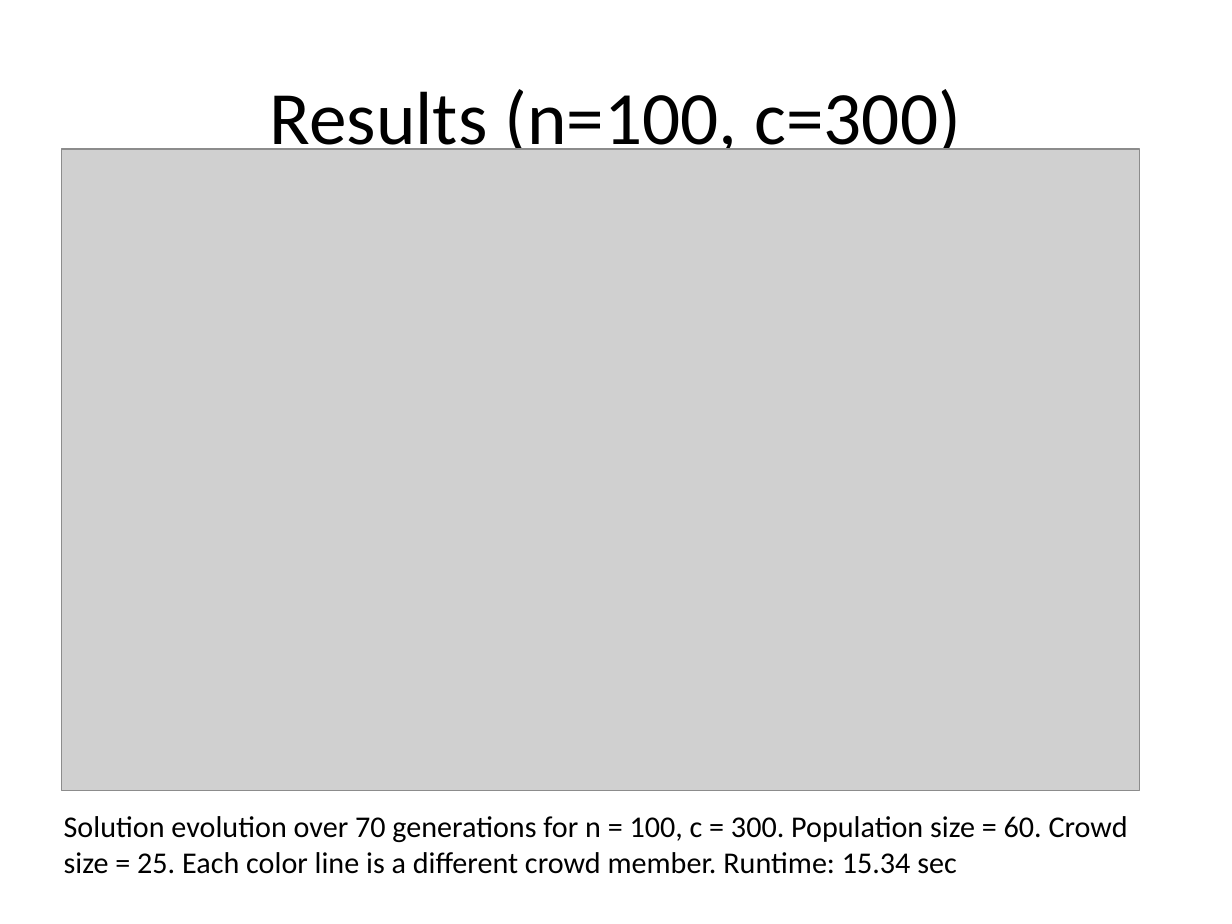
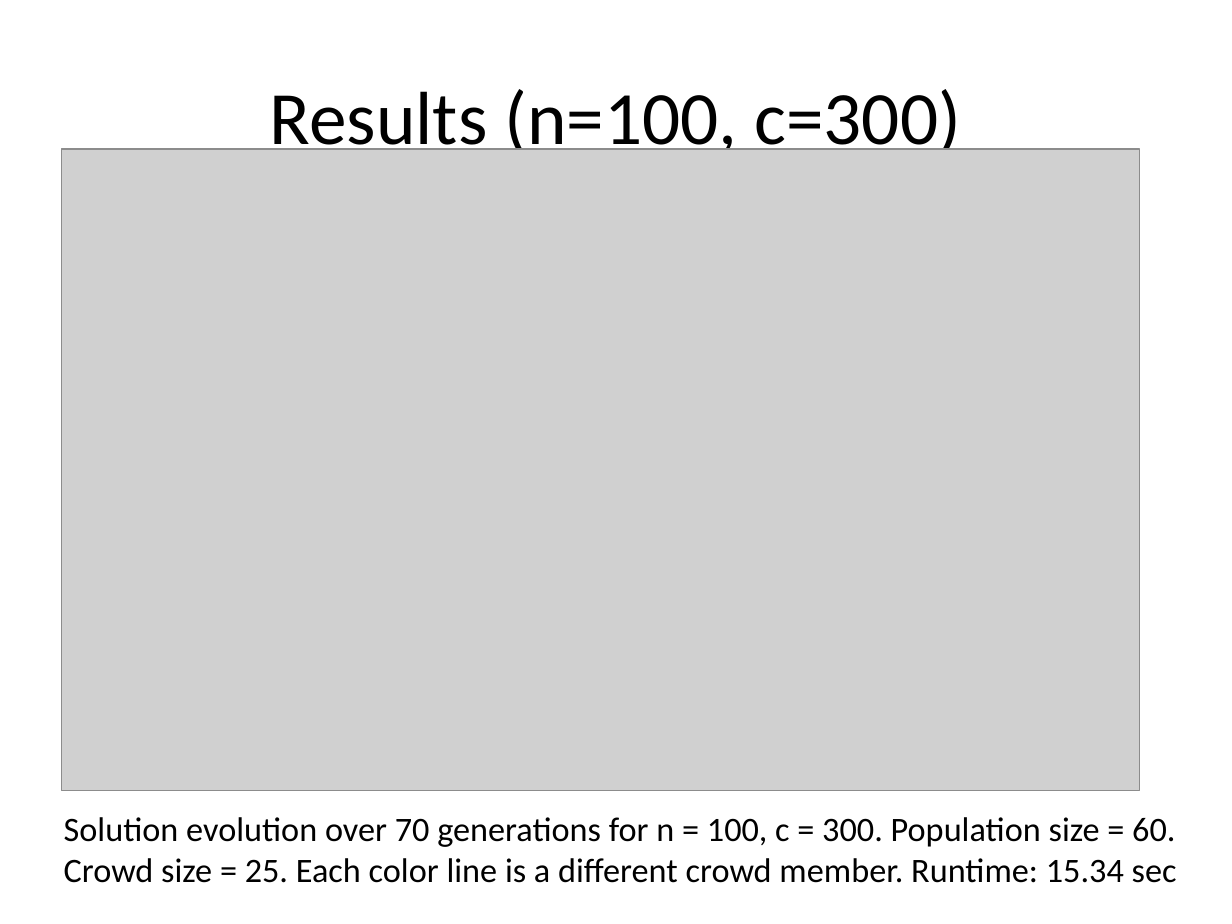
Before and after one commit to proj6-knapsack/knapsack, a slide deck: slide 14 of docs/knapsack_presentation.pptx. Drawn at 1232x924 pixels with LibreOffice and Linux fonts; fonts in the diff are those of the drawing; grey boxes stand for pictures. Boxes give left, top, right and bottom in pixels: in the first picture for what was removed or moved away, otherwise in the second. Text is boxed around its words. In the diff, an @@ line names an element or a change of style, - is before the commit and + after.

```diff
--- a/docs/knapsack_presentation.pptx
+++ b/docs/knapsack_presentation.pptx
@@ text "Solution evolution over 70 generations ..." at bbox=[64, 817, 1177, 883]: size 17.6 to 20 pt @@
```
Also in this commit, not shown: 6 other slides changed, 1 slide added.
